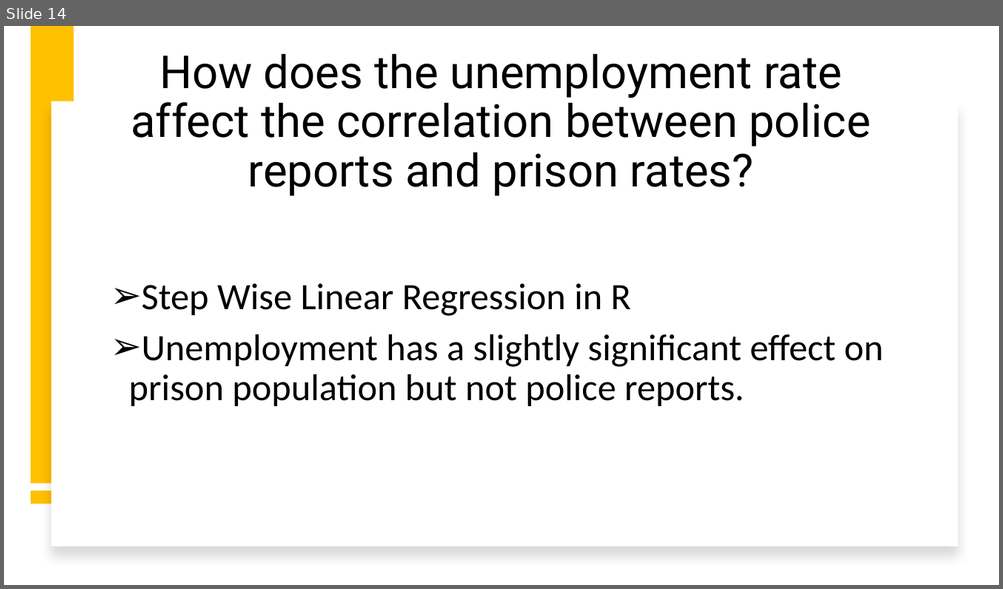
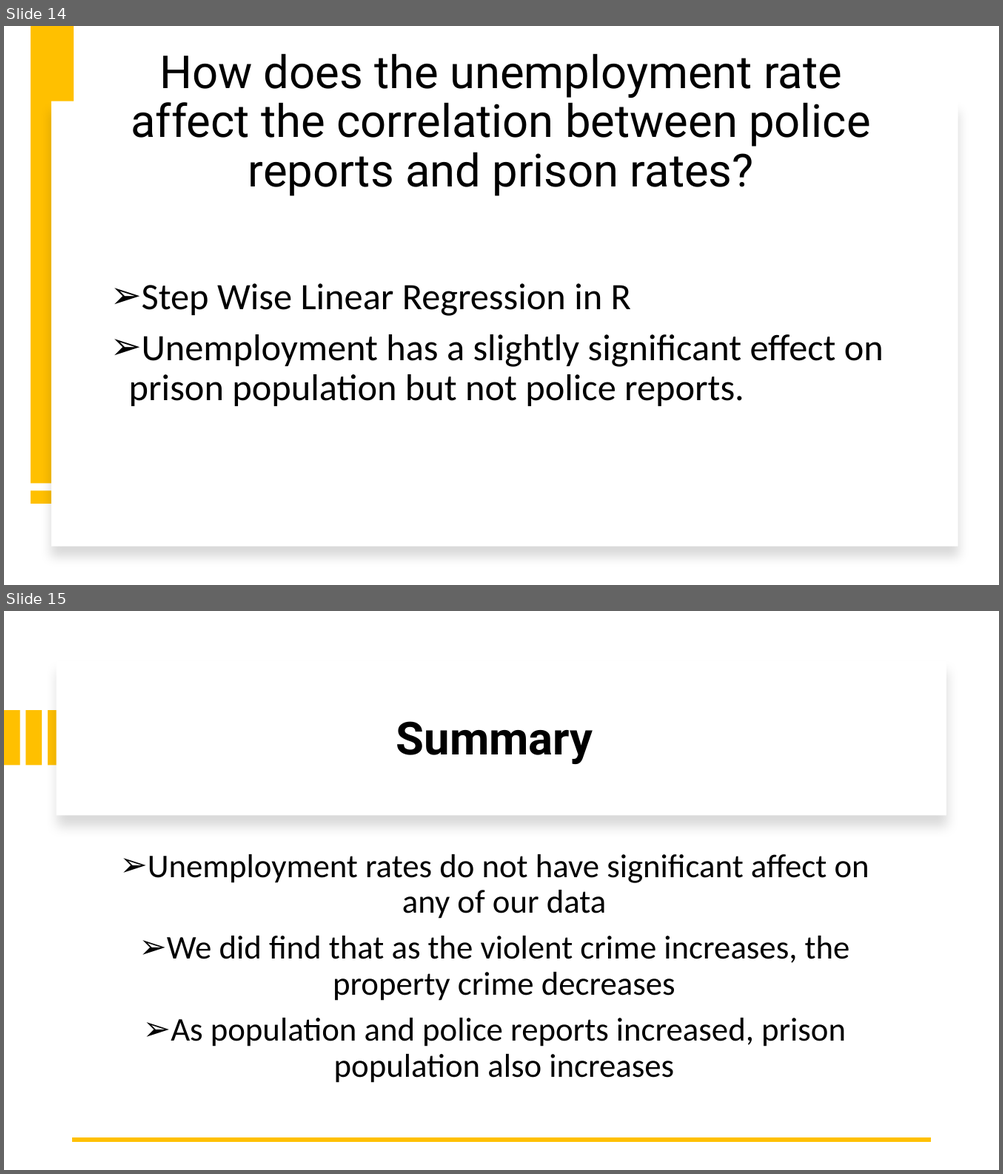
Before and after one commit to Mt122606/Curous-Conquers-, a slide deck: CuriousConquersProject/ProjectPowerpoint1 (1).pptx. Shown one above the other, each under a label of ours: slide 14 before the commit, slides 14 and 15 after it. The pictures are 1003x589 and 1003x1174 pixels, drawn with LibreOffice and Linux fonts; fonts in the diff are those of the drawing. Boxes give left, top, right and bottom in pixels: in the first picture for what was removed or moved away, otherwise in the second. Text is boxed around its words. In the diff, an @@ line names an element or a change of style, - is before the commit and + after.

```diff
--- a/CuriousConquersProject/ProjectPowerpoint1 (1).pptx
+++ b/CuriousConquersProject/ProjectPowerpoint1 (1).pptx
@@ slide 15 added at [4,611,999,1170], background #FFFFFF @@
@@ rectangle added at [57,661,946,815], fill #FFFFFF @@
@@ rectangle added at [4,710,20,766], fill #FFC000 @@
@@ rectangle added at [25,710,41,766], fill #FFC000 @@
@@ rectangle added at [48,710,64,766], fill #FFC000 @@
@@ title added at [396,721,593,764], 44 pt, text #000000, bold @@
+Summary
@@ text added at [148,854,869,1083], 32 pt, text #000000 @@
+➢ Unemployment rates do not have significant affect on any of our data
+➢ We did find that as the violent crime increases, the property crime decreases
+➢ As population and police reports increased, prison population also increases
@@ line added from (930, 1140) to (73, 1140), #FFC000 4.5 pt @@
```
Also in this commit, not shown: 6 slides changed, 1 other slide added, 2 slides removed, 1 other file.
